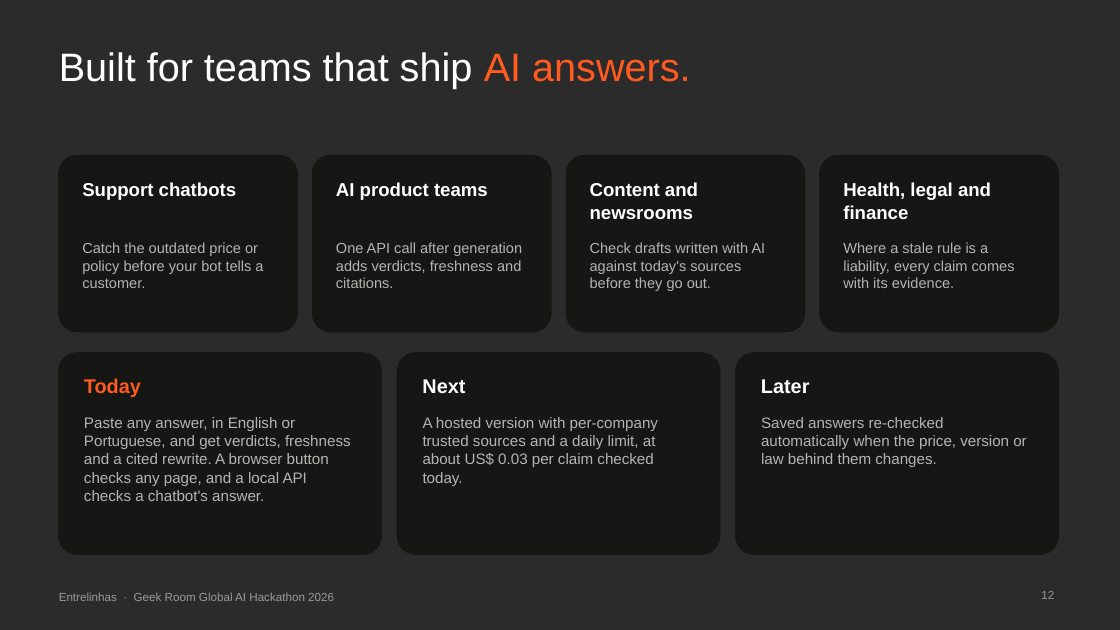
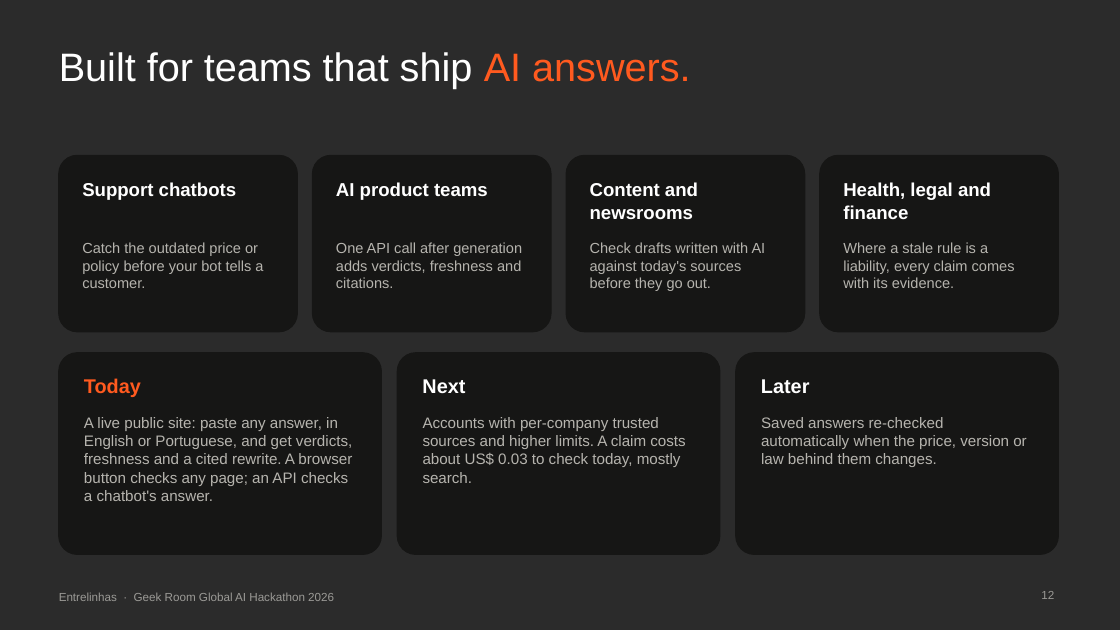
Before and after one commit to contatoalicecandido-lab/entrelinhas, a slide deck: slide 12 of submission/Entrelinhas_Pitch_Deck.pptx. Drawn at 1120x630 pixels with LibreOffice and Linux fonts; fonts in the diff are those of the drawing; background and template pictures are left out; a plain dark background stands for a picture behind light text. Boxes give left, top, right and bottom in pixels: in the first picture for what was removed or moved away, otherwise in the second. Text is boxed around its words. In the diff, an @@ line names an element or a change of style, - is before the commit and + after.

```diff
--- a/submission/Entrelinhas_Pitch_Deck.pptx
+++ b/submission/Entrelinhas_Pitch_Deck.pptx
@@ text at bbox=[84, 417, 352, 501]: text changed @@
-Paste any answer, in English or Portuguese, and get verdicts, freshness and a cited rewrite. A browser button checks any page, and a local API checks a chatbot's answer.
+A live public site: paste any answer, in English or Portuguese, and get verdicts, freshness and a cited rewrite. A browser button checks any page; an API checks a chatbot's answer.
@@ text at bbox=[423, 417, 685, 483]: text changed @@
-A hosted version with per-company trusted sources and a daily limit, at about US$ 0.03 per claim checked today.
+Accounts with per-company trusted sources and higher limits. A claim costs about US$ 0.03 to check today, mostly search.
```
Also in this commit, not shown: 5 other slides changed, 17 other files.
